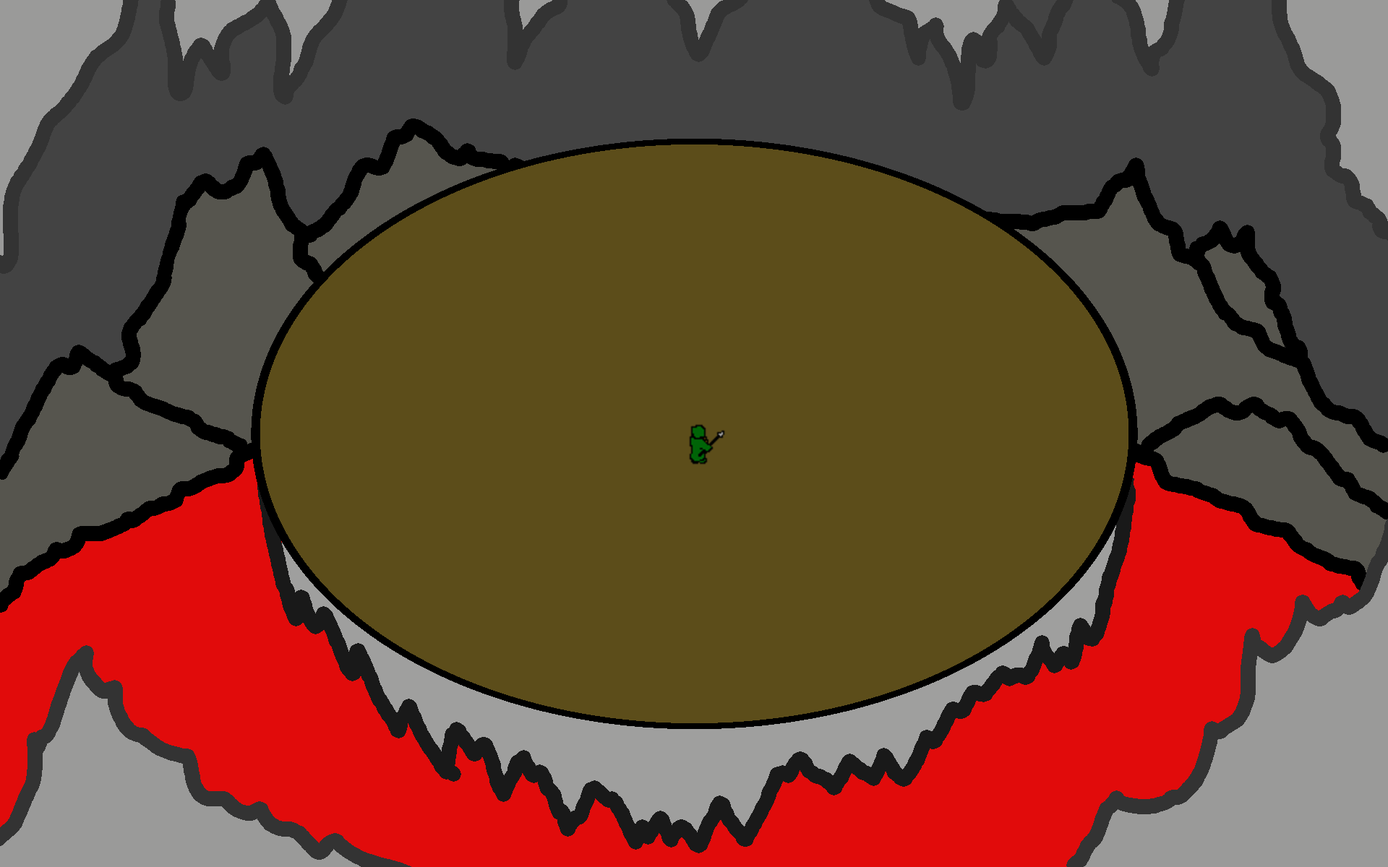
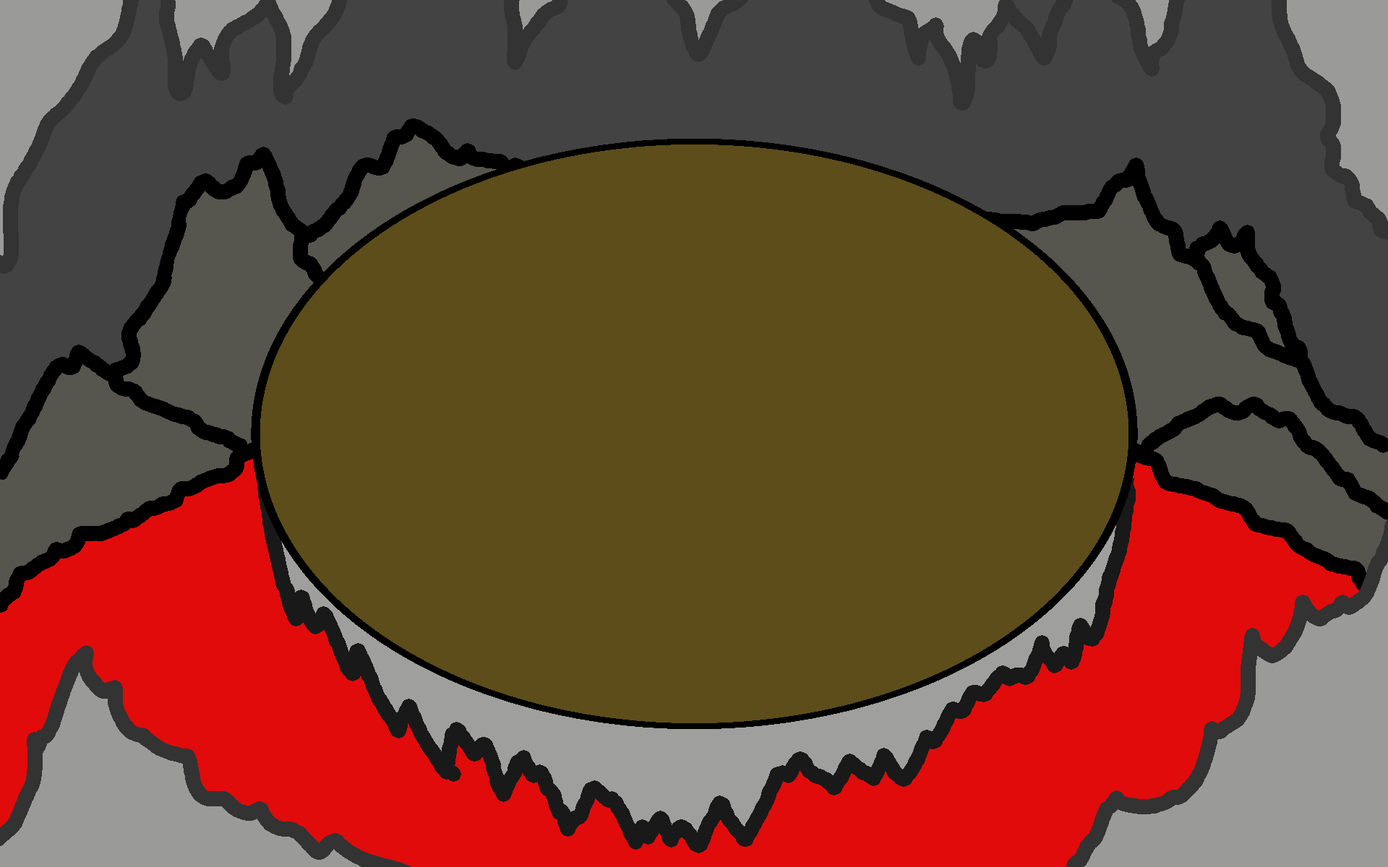
The second 1388px x 867px image is a revision of the first. Changes to its layers:
removed layer "Hero" over [688, 424, 725, 465]
